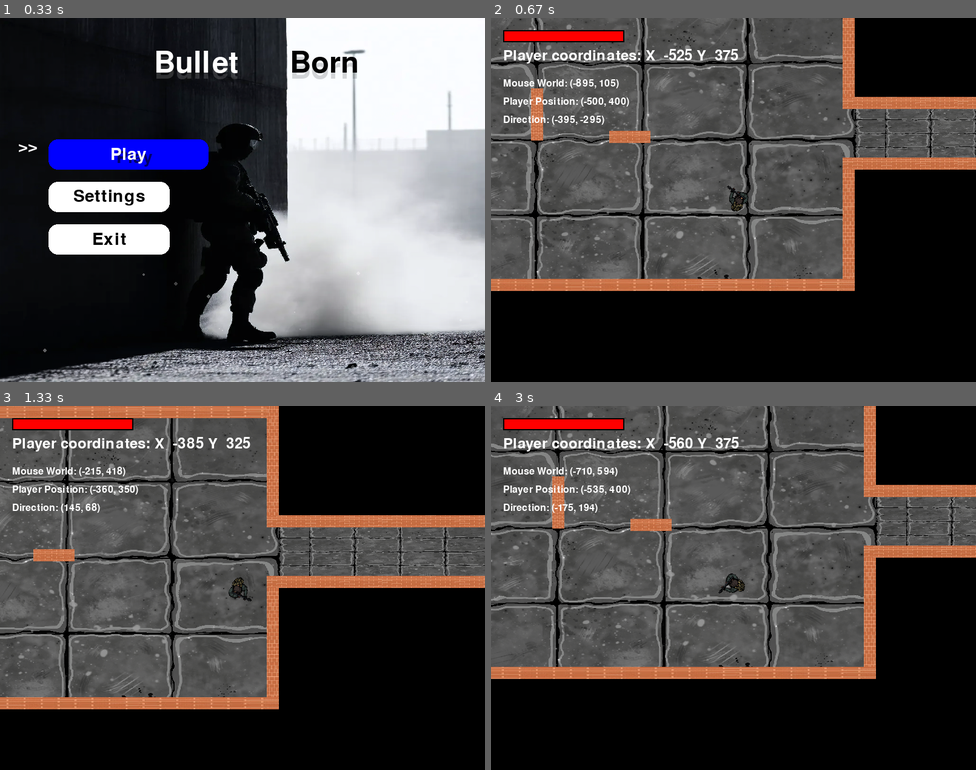
Above: before the commit, frames 1-4 (two rows, left to right).
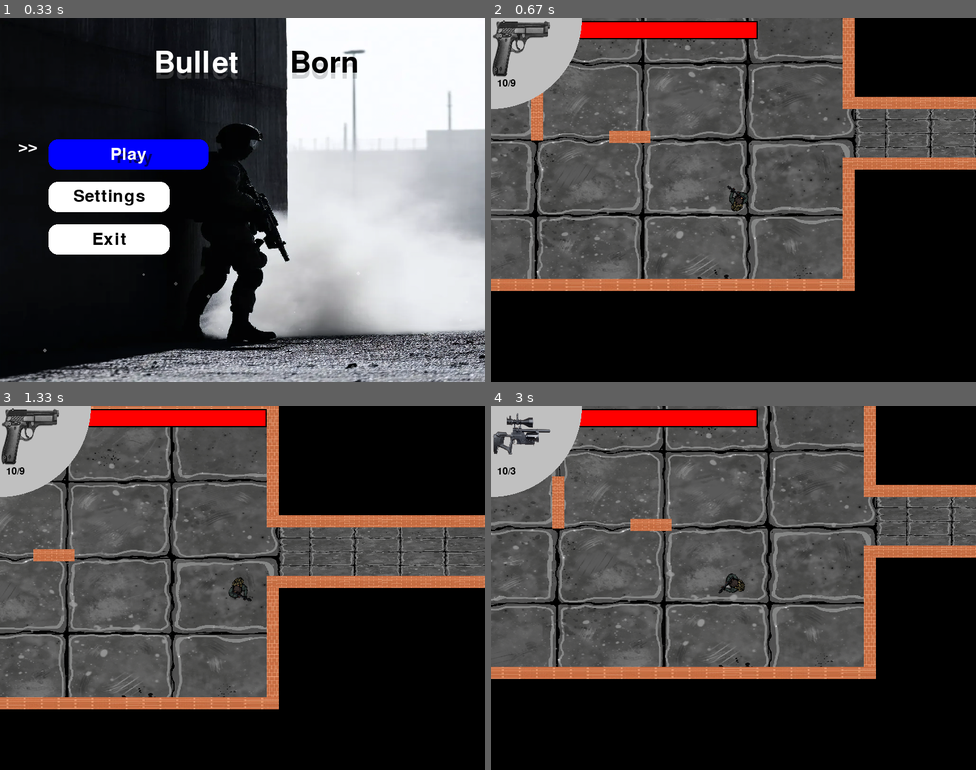
Above: after the commit, the same moments.

Repository: ML642/Pygame-Project
Game: pygame game, started from Maingame.py
The game is run twice, just before and just after one commit, with the same random seed, the same clock (stepped at 60 frames per second) and the same inputs.
Inputs (mouse positions are in pixels of both pictures, inside the frame that each line leads up to):
- Up to frame 1 (0.33 s): no input
- Up to frame 2 (0.67 s): tap Enter at 0.33 s
- Up to frame 3 (1.33 s): hold Right 0.67-1.13 s; move the mouse to (223, 489) at 0.7 s; hold Up from 1.17 s (still down); move the mouse to (329, 628) at 1.2 s
- Up to frame 4 (3 s): release Up at 1.47 s; hold Right 1.5-1.97 s; move the mouse to (835, 540) at 1.53 s; tap 2 at 1.65 s; hold Left 2-2.53 s; move the mouse to (791, 562) at 2.03 s; tap 3 at 2.15 s; hold Down 2.57-2.87 s; move the mouse to (558, 606) at 2.6 s; hold Left from 2.9 s (still down); move the mouse to (626, 704) at 2.93 s

Frame 1 is identical in both runs. In frame 2, 6.1% of the frame differs, in the area x 0-55%, y 0-30%; in frame 3, 6.1%; in frame 4, 6.2%.

Commit message:
weapon types

Diff:
--- a/Maingame.py
+++ b/Maingame.py
@@ -44,6 +44,12 @@
 WHITE = (255, 255, 255)
 YELLOW = (255, 255, 0)
 
+
+FIRE_MODES = {
+            1: {"speed": 7, "damage": 10, "fire_rate": 0.6 ,"url": "images/pistol.png","bullets" : 10 , "ammo" :9  , "full" : 10},
+            2: {"speed": 12, "damage": 5, "fire_rate": 0.3 , "url": "images/shotgun.png" ,"bullets" : 10 , "ammo" : 2 , "full": 30},
+            3: {"speed": 20, "damage": 20, "fire_rate": 1 , "url": "images/sniper.png" , "bullets" : 10 ,   "ammo" : 3, "full":10},
+        }
 
 
 ROOM_WIDTH, ROOM_HEIGHT = 700 * scale_x, 500 * scale_y
@@ -200,7 +206,18 @@
           dx = mouse_world_x - player.rect.centerx
           dy = mouse_world_y - player.rect.centery
           dist = max(1, math.sqrt(dx*dx + dy*dy))
-          player.shoot((dx/dist, dy/dist))
+          if FIRE_MODES[player.current_mode]["bullets"] > 0:
+            FIRE_MODES = player.shoot((dx/dist, dy/dist), FIRE_MODES)
+
+            print(FIRE_MODES[player.current_mode]["bullets"])
+          elif FIRE_MODES[player.current_mode]["ammo"] > 0:
+            if FIRE_MODES[player.current_mode]["ammo"]  > FIRE_MODES[player.current_mode]["full"] - FIRE_MODES[player.current_mode]["bullets"]:
+                FIRE_MODES[player.current_mode]["ammo"] -= FIRE_MODES[player.current_mode]["full"] - FIRE_MODES[player.current_mode]["bullets"]
+                FIRE_MODES[player.current_mode]["bullets"] = FIRE_MODES[player.current_mode]["full"]
+            else :
+                FIRE_MODES[player.current_mode]["bullets"] += FIRE_MODES[player.current_mode]["ammo"]
+                FIRE_MODES[player.current_mode]["ammo"] = 0
+
         player.update(walls)
         camera.update(player)
 
@@ -224,7 +241,7 @@
          else:
             for enemy in enemies:
                 if tear.rect.colliderect(enemy.rect):
-                    enemy.take_damage()
+                    enemy.take_damage(FIRE_MODES[player.current_mode]["damage"])
                     if tear in player.tears:
                         player.tears.remove(tear)
 
@@ -263,23 +280,33 @@
         # Health and UI elements (drawn without camera offset)
         font = pygame.font.SysFont(None, int(36 * scale_x))
         health_text = font.render(f"Hearts: {int(player.health)}", True, WHITE)
-        coordinates  = font.render(f"Player coordinates: X  {int(player.rect.x)} Y  {int(player.rect.y)}", True, WHITE)
+        # coordinates  = font.render(f"Player coordinates: X  {int(player.rect.x)} Y  {int(player.rect.y)}", True, WHITE)
 
         draw_health_bar(screen,player.health, player.max_health,scale_x , scale_y)
-        screen.blit(coordinates, (20 * scale_x, 50 * scale_y))
+        #screen.blit(coordinates, (20 * scale_x, 50 * scale_y))
         if player.health <= 1:
             pygame.quit()
         # Debugging information
-        font_debug = pygame.font.SysFont(None, int(24 * scale_x))  # Smaller font for debugging
-        mouse_world_text = font_debug.render(f"Mouse World: ({int(mouse_world_x)}, {int(mouse_world_y)})", True, WHITE)
-        player_position_text = font_debug.render(f"Player Position: ({int(player.rect.centerx)}, {int(player.rect.centery)})", True, WHITE)
-        direction_text = font_debug.render(f"Direction: ({round(dx, 2)}, {round(dy, 2)})", True, WHITE)
-
-        # Display debugging information on the screen
-        screen.blit(mouse_world_text, (20 * scale_x, 100 * scale_y))
-        screen.blit(player_position_text, (20 * scale_x, 130 * scale_y))
-        screen.blit(direction_text, (20 * scale_x, 160 * scale_y))
-
+        # font_debug = pygame.font.SysFont(None, int(24 * scale_x))  # Smaller font for debugging
+        # mouse_world_text = font_debug.render(f"Mouse World: ({int(mouse_world_x)}, {int(mouse_world_y)})", True, WHITE)
+        # player_position_text = font_debug.render(f"Player Position: ({int(player.rect.centerx)}, {int(player.rect.centery)})", True, WHITE)
+        # direction_text = font_debug.render(f"Direction: ({round(dx, 2)}, {round(dy, 2)})", True, WHITE)
+
+        # screen.blit(mouse_world_text, (20 * scale_x, 100 * scale_y))
+        # screen.blit(player_position_text, (20 * scale_x, 130 * scale_y))
+        # screen.blit(direction_text, (20 * scale_x, 160 * scale_y))
+
+        pygame.draw.circle(screen, (192,192,192), (0, 0) , 150 , 0)
+        weapon_image = pygame.image.load(FIRE_MODES[player.current_mode]["url"]).convert_alpha()
+        weapon_image = pygame.transform.scale(weapon_image, (100 * scale_x, 100 * scale_y))
+
+        weapon_rect = weapon_image.get_rect(center=(0, 0))
+
+        screen.blit(weapon_image, (0, 0))
+        font = pygame.font.SysFont(None, int(24 * scale_x))
+        ammo_text = font.render(f"{FIRE_MODES[player.current_mode]['bullets']}/{FIRE_MODES[player.current_mode]["ammo"]}", True, BLACK)
+        ammo_rect = ammo_text.get_rect(center=(0, 0))
+        screen.blit(ammo_text, ( 10 , 100 ) )
         pygame.display.flip()
         clock.tick(60)
 
--- a/UI_components.py
+++ b/UI_components.py
@@ -11,11 +11,11 @@
 
 
 def draw_health_bar(surface, current_hp, max_hp, scale_x = 2 , scale_y = 2):
-    bg_rect = pygame.Rect(20* scale_x, 20 * scale_y, 200 * scale_x , 20 * scale_y)
+    bg_rect = pygame.Rect(140* scale_x, 5 * scale_y, 300 * scale_x , 30 * scale_y)
     pygame.draw.rect(surface, WHITE, bg_rect)
 
-    health_width = int((current_hp / max_hp) * 200 * scale_x)
-    health_rect = pygame.Rect(20 * scale_x, 20 * scale_y, health_width, 20 * scale_y )
+    health_width = int((current_hp / max_hp) * 300 * scale_x)
+    health_rect = pygame.Rect(140 * scale_x, 5* scale_y, health_width, 30 * scale_y )
 
     pygame.draw.rect(surface, RED, health_rect)
     pygame.draw.rect(surface, BLACK, bg_rect, 2)
--- a/enemy.py
+++ b/enemy.py
@@ -17,7 +17,7 @@
         self.image = pygame.transform.scale(self.orig, (50 * scale_x, 50 * scale_y))
         self.rect = self.image.get_rect(center=(x, y))
         self.speed = (random.uniform(1,2)) * scale_x
-        self.health = 3
+        self.health = 30
         self.drops = drops
 
         self.flag_X1 = 1
@@ -94,8 +94,8 @@
         self.rect.x += dx * self.speed
         self.rect.y += dy * self.speed
         # Minor stuff cheking if enemy is done. Needed for droping items.
-    def take_damage(self):
-        self.health -= 1
+    def take_damage(self , amount ):
+        self.health -=  amount
         if self.health <= 0:
             self.drop_item()
             self.kill()
--- a/player.py
+++ b/player.py
@@ -78,18 +78,15 @@
         self.rect.x += dx
         self.rect.y += dy
 
-    def shoot(self, direction):
+    def shoot(self, direction, Fire_mode):
         import time
-        FIRE_MODES = {
-            1: {"speed": 7, "damage": 10, "fire_rate": 0.6},
-            2: {"speed": 12, "damage": 5, "fire_rate": 0.3},
-            3: {"speed": 5, "damage": 20, "fire_rate": 1},
-        }
+        FIRE_MODES = Fire_mode
 
         mode = FIRE_MODES[self.current_mode]
         current_time = time.time()
 
         if current_time - self.last_shot_time >= mode["fire_rate"]:
+            FIRE_MODES [self.current_mode]["bullets"] -=1
             tear = Tear(
                 self.rect.centerx,
                 self.rect.centery,
@@ -103,3 +100,4 @@
             tear.image = pygame.transform.rotate(tear.image, angle)
             self.tears.append(tear)
             self.last_shot_time = current_time
+        return FIRE_MODES
Binary file added: images/pistol.png
Binary file added: images/shotgun.png
Binary file added: images/sniper.png
